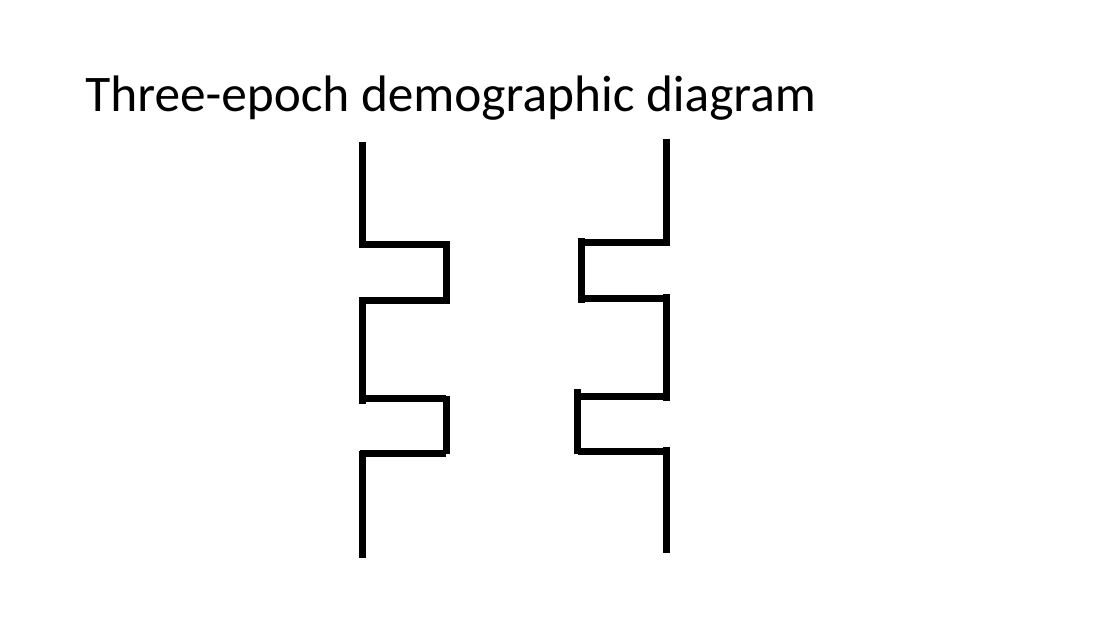
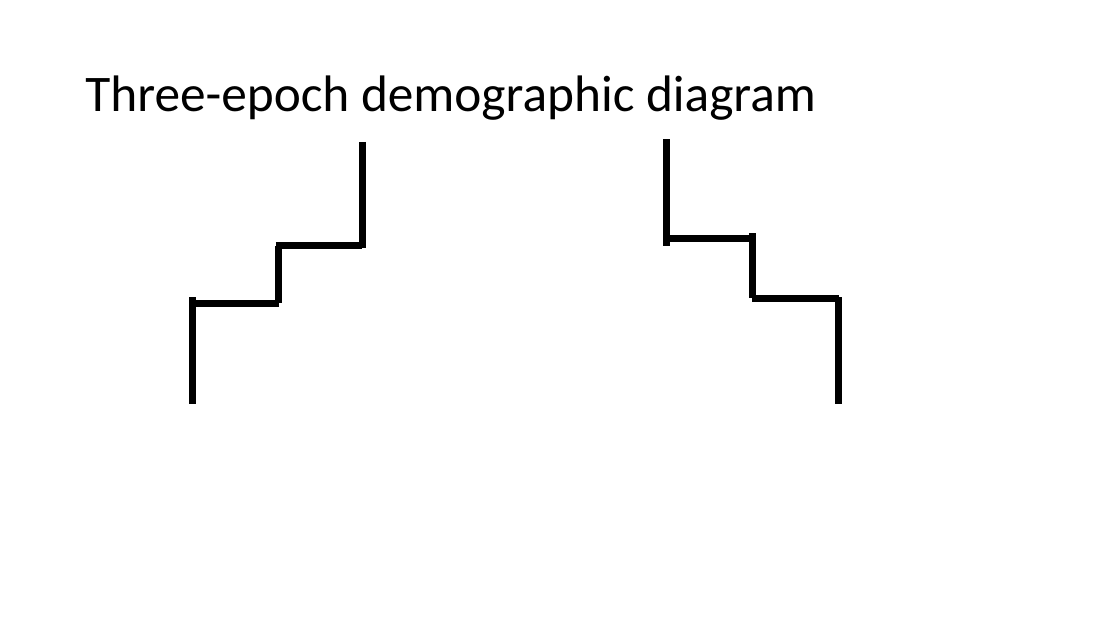
Before and after one commit to jon-mah/demo_for_ccgb, a slide deck: slide 15 of Summary/20210118_demo_for_ccgb_rotation_update.pptx. Drawn at 1120x630 pixels with LibreOffice and Linux fonts; fonts in the diff are those of the drawing. Boxes give left, top, right and bottom in pixels: in the first picture for what was removed or moved away, otherwise in the second. Text is boxed around its words. In the diff, an @@ line names an element or a change of style, - is before the commit and + after.

```diff
--- a/Summary/20210118_demo_for_ccgb_rotation_update.pptx
+++ b/Summary/20210118_demo_for_ccgb_rotation_update.pptx
@@ line moved from (581, 242) - (668, 242) to (666, 239) - (753, 239) @@
@@ line moved from (581, 239) - (581, 303) to (753, 233) - (753, 298) @@
@@ line moved from (364, 245) - (450, 245) to (276, 245) - (362, 245) @@
@@ line moved from (446, 245) - (446, 303) to (279, 245) - (279, 303) @@
@@ line moved from (362, 297) - (362, 404) to (192, 297) - (192, 404) @@
@@ line moved from (581, 298) - (668, 298) to (753, 298) - (839, 298) @@
@@ line moved from (666, 295) - (666, 401) to (839, 297) - (839, 404) @@
@@ line moved from (364, 301) - (450, 301) to (192, 303) - (279, 303) @@
@@ line removed from (578, 389) to (578, 454) @@
@@ line removed from (360, 399) to (446, 399) @@
@@ line removed from (446, 397) to (446, 454) @@
@@ line removed from (578, 397) to (664, 397) @@
@@ line removed from (666, 447) to (666, 554) @@
@@ line removed from (360, 454) to (446, 454) @@
@@ line removed from (362, 451) to (362, 558) @@
@@ line removed from (578, 451) to (664, 451) @@
```
Also in this commit, not shown: 1 other slide changed, 9 other files.
